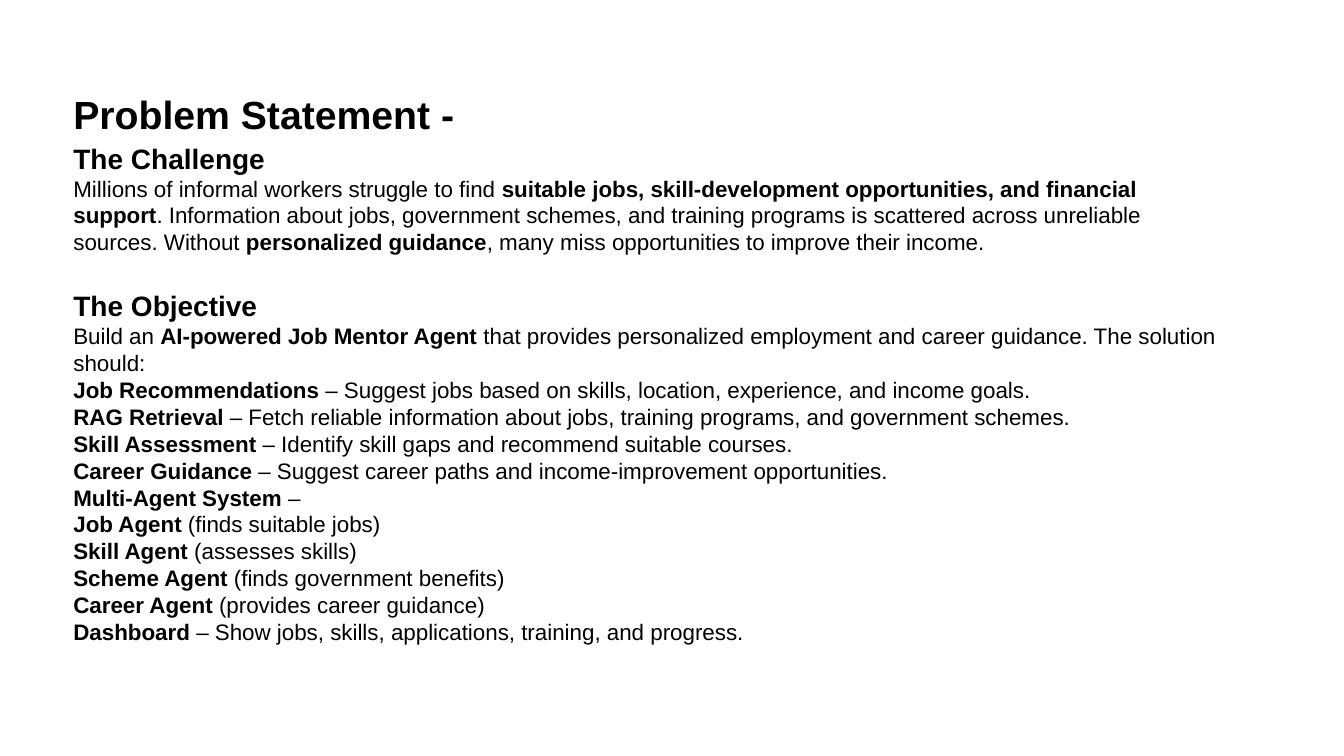
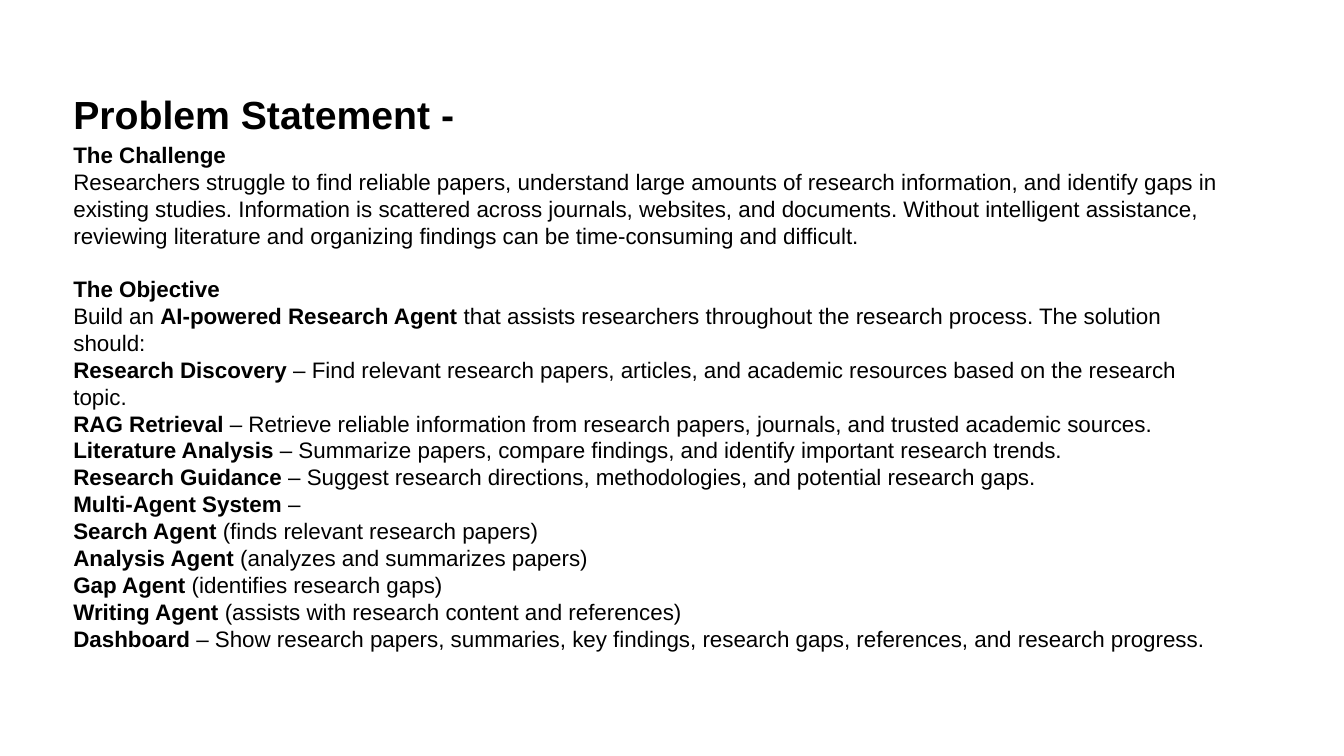
Before and after one commit to smmohan07/my-ibm-bob-project, a slide deck: slide 3 of IBM_internship119.pptx. Drawn at 1344x756 pixels with LibreOffice and Linux fonts; fonts in the diff are those of the drawing. Boxes give left, top, right and bottom in pixels: in the first picture for what was removed or moved away, otherwise in the second. Text is boxed around its words. In the diff, an @@ line names an element or a change of style, - is before the commit and + after.

```diff
--- a/IBM_internship119.pptx
+++ b/IBM_internship119.pptx
@@ text at [73,146,226,302]: size 20 to 16 pt in "The Challenge", "The Objective" @@
@@ text at [73,173,1216,249]: text changed @@
-Millions of informal workers struggle to find suitable jobs, skill-development opportunities, and financial support. Information about jobs, government schemes, and training programs is scattered across unreliable sources. Without personalized guidance, many miss opportunities to improve their income.
+Researchers struggle to find reliable papers, understand large amounts of research information, and identify gaps in existing studies. Information is scattered across journals, websites, and documents. Without intelligent assistance, reviewing literature and organizing findings can be time-consuming and difficult.
@@ text at [73,307,1204,652]: text changed @@
-Build an AI-powered Job Mentor Agent that provides personalized employment and career guidance. The solution should:
-Job Recommendations – Suggest jobs based on skills, location, experience, and income goals.
-RAG Retrieval – Fetch reliable information about jobs, training programs, and government schemes.
-Skill Assessment – Identify skill gaps and recommend suitable courses.
-Career Guidance – Suggest career paths and income-improvement opportunities.
-Multi-Agent System –
-Job Agent (finds suitable jobs)
-Skill Agent (assesses skills)
-Scheme Agent (finds government benefits)
-Career Agent (provides career guidance)
-Dashboard – Show jobs, skills, applications, training, and progress.
+Build an AI-powered Research Agent that assists researchers throughout the research process. The solution should:
+Research Discovery – Find relevant research papers, articles, and academic resources based on the research topic.
+RAG Retrieval – Retrieve reliable information from research papers, journals, and trusted academic sources.
+Literature Analysis – Summarize papers, compare findings, and identify important research trends.
+Research Guidance – Suggest research directions, methodologies, and potential research gaps.
+Multi-Agent System –
+Search Agent (finds relevant research papers)
+Analysis Agent (analyzes and summarizes papers)
+Gap Agent (identifies research gaps)
+Writing Agent (assists with research content and references)
+Dashboard – Show research papers, summaries, key findings, research gaps, references, and research progress.
```
Also in this commit, not shown: 2 other slides changed.
